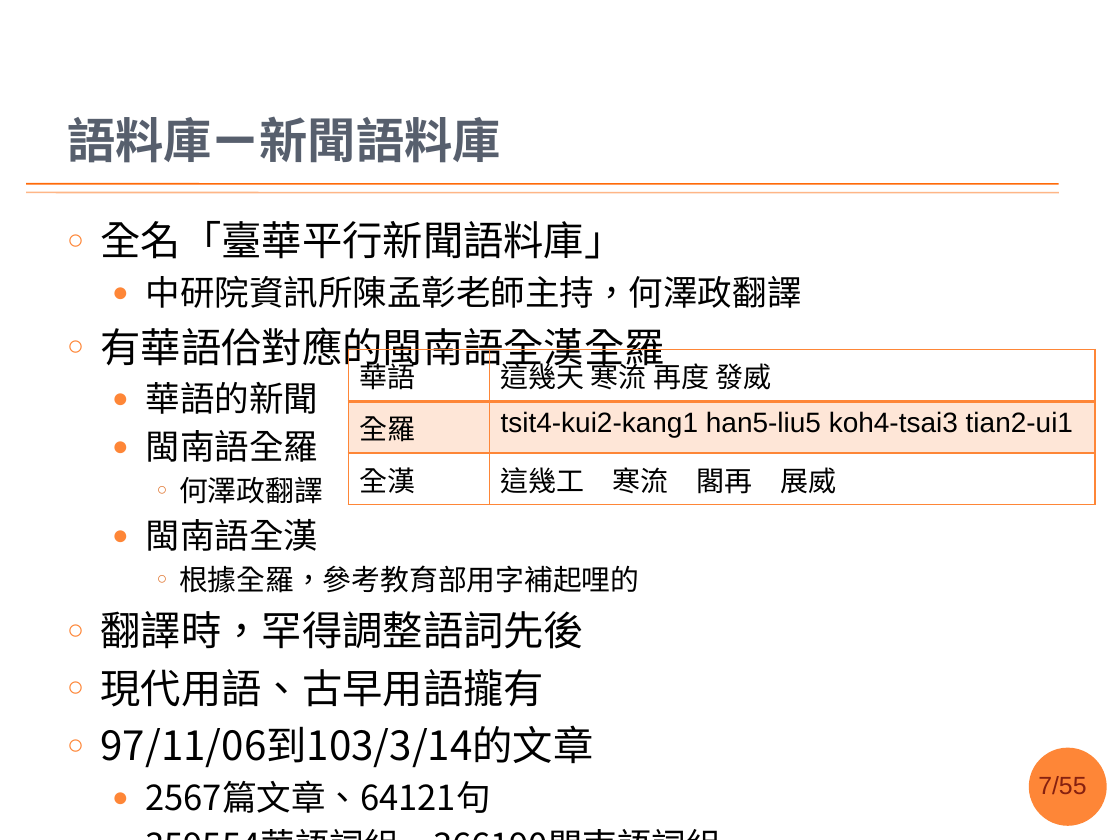
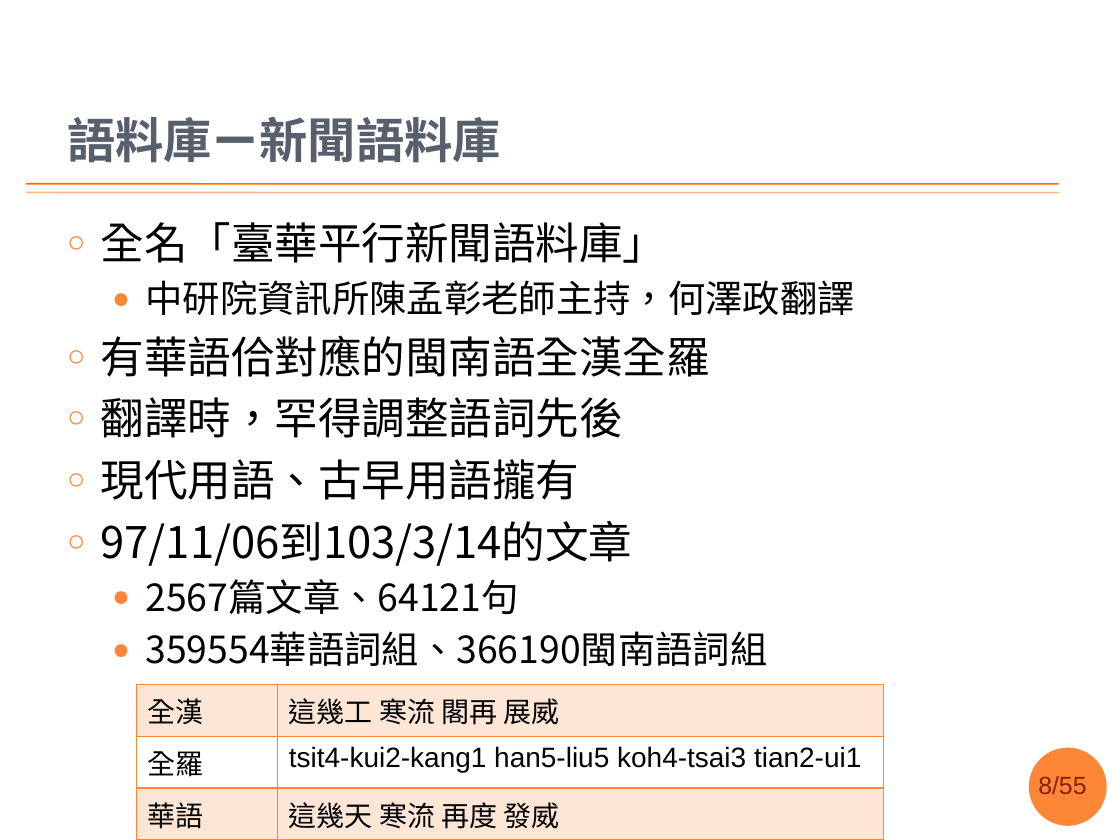
Before and after one commit to sih4sing5hong5/po3-ko3_tau5-iann2-phinn3, a slide deck: slide 8 of 翻譯報告.pptx (slide 7 before the commit). Drawn at 1120x840 pixels with LibreOffice and Linux fonts; fonts in the diff are those of the drawing; background and template pictures are left out. Boxes give left, top, right and bottom in pixels: in the first picture for what was removed or moved away, otherwise in the second. Text is boxed around its words. In the diff, an @@ line names an element or a change of style, - is before the commit and + after.

Commit message:
實驗確定加起哩 fix #7 , fix #8 加幾篇較重要的論文 #9 , fix #14 丞宏

```diff
--- a/翻譯報告.pptx
+++ b/翻譯報告.pptx
@@ text "全名「臺華平行新聞語料庫」" at (x1=101, y1=222, x2=855, y2=666): size 25.9 to 28 pt in "全名「臺華平行新聞語料庫」", "有華語佮對應的閩南語全漢全羅", "翻譯時，罕得調整語詞先後", "現代用語、古早用語攏有" and 1 more places; size 22.2 to 24 pt in "中研院資訊所陳孟彰老師主持，何澤政翻譯", "2567篇文章、64121句", "359554華語詞組、366190閩南語詞組" @@
@@ text at (x1=146, y1=382, x2=639, y2=593): paragraphs removed @@
-  ● 華語的新聞
-  ● 閩南語全羅
-    ○ 何澤政翻譯
-  ● 閩南語全漢
-    ○ 根據全羅，參考教育部用字補起哩的
@@ table at (x1=137, y1=684, x2=884, y2=833) @@
+row 1: 全漢 | 這幾工 寒流 閣再 展威
+row 2: 全羅 | tsit4-kui2-kang1 han5-liu5 koh4-tsai3 tian2-ui1
-row 2: 全羅 | tsit4-kui2-kang1 han5-liu5 koh4-tsai3 tian2-ui1
-row 3: 全漢 | 這幾工 寒流 閣再 展威
@@ fill none to #FE8637 at 20% opacity in 4 cells @@
@@ fill #FE8637 at 20% opacity to none in row 2 @@
@@ borders changed @@
@@ table moved from (x1=348, y1=349, x2=1095, y2=498) to (x1=137, y1=684, x2=884, y2=833) @@
@@ page number at (x1=1038, y1=776, x2=1086, y2=794): text changed @@
-7/55
+8/55
```
Also in this commit, not shown: 11 other slides changed, 3 slides added, 1 slide removed.
